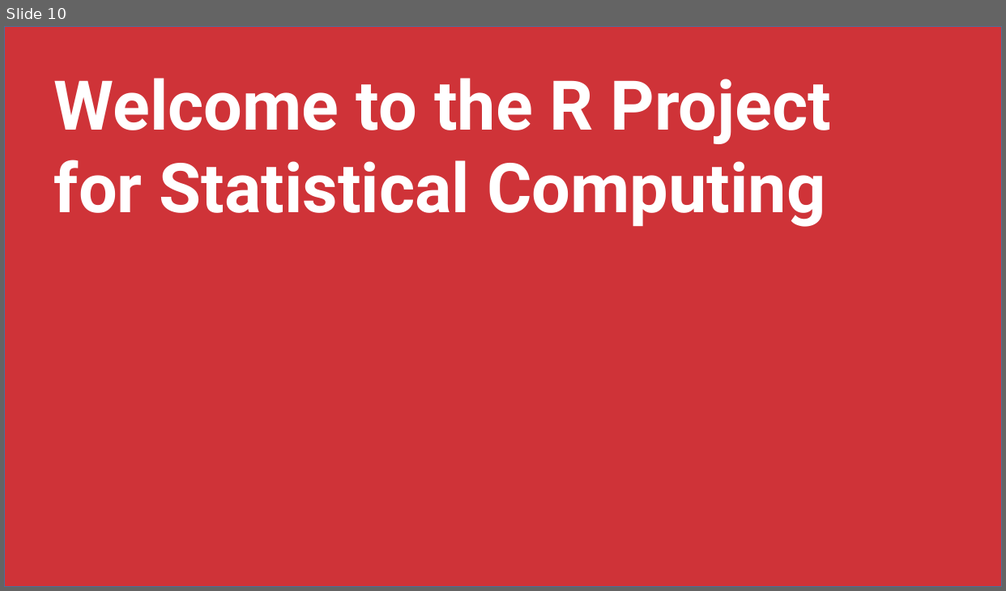
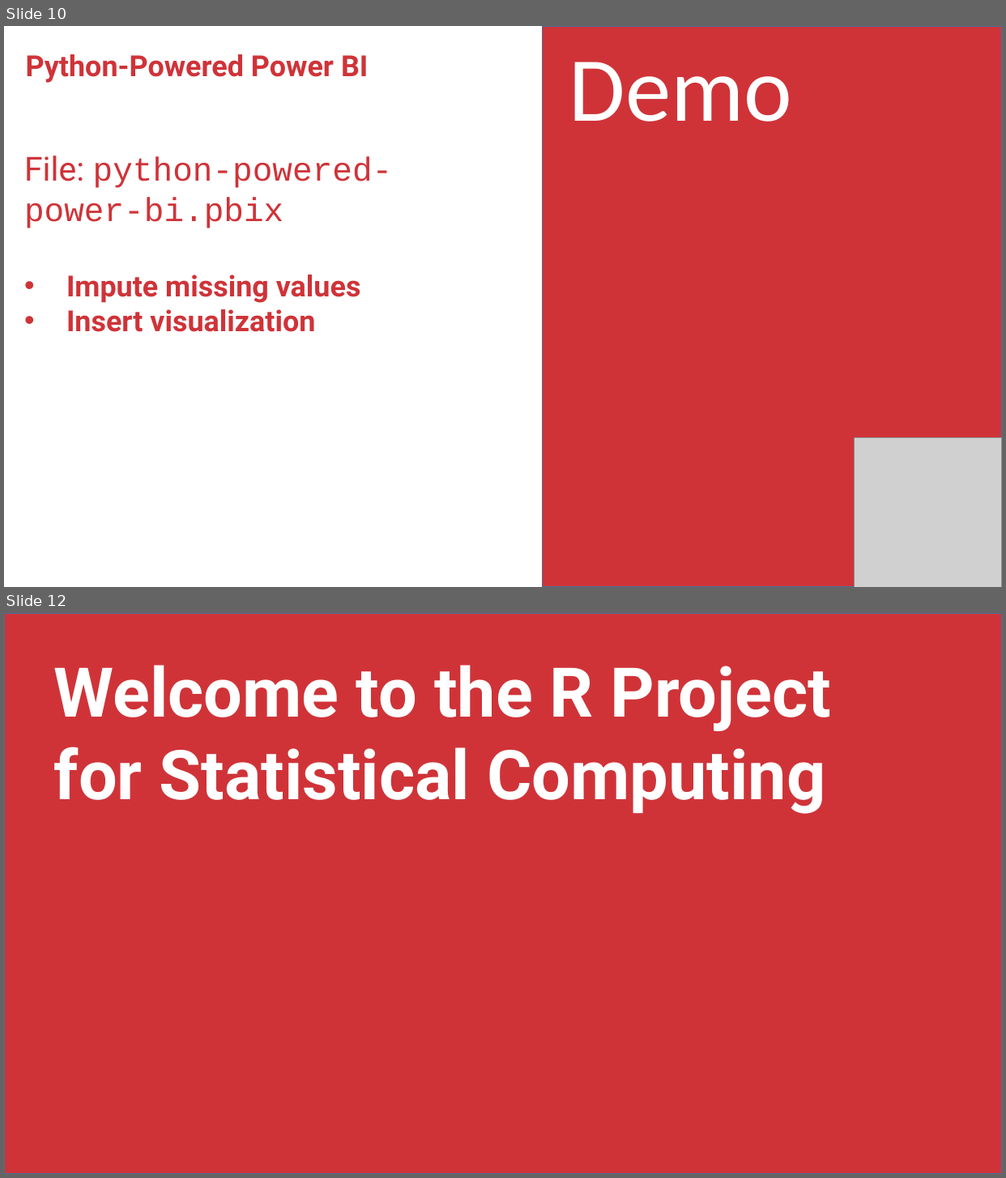
Before and after one commit to stringfestdata/rmb-aina-meetup, a slide deck: rmb-aina-meetup.pptx. Shown one above the other, each under a label of ours: slide 10 before the commit, slides 10 and 12 after it; the slides between them are not shown. The pictures are 1006x591 and 1006x1178 pixels, drawn with LibreOffice and Linux fonts; fonts in the diff are those of the drawing; grey boxes stand for pictures. Boxes give left, top, right and bottom in pixels: in the first picture for what was removed or moved away, otherwise in the second. Text is boxed around its words. In the diff, an @@ line names an element or a change of style, - is before the commit and + after.

```diff
--- a/rmb-aina-meetup.pptx
+++ b/rmb-aina-meetup.pptx
@@ slide 10 added at [4,26,1002,587], background #FFFFFF @@
@@ rectangle added at [543,26,1002,587], fill #CF3338, outline #43739E 1 pt @@
@@ text added at [26,54,368,83], 28 pt, text #CF3338, bold @@
+Python-Powered Power BI
@@ text added at [569,62,792,122], 88 pt, text #FFFFFF @@
+Demo
@@ text added at [24,156,393,332], 28 pt, text #CF3338, bold @@
+File: python-powered-power-bi.pbix
+• Impute missing values
+• Insert visualization
@@ picture added at [854,437,1002,587] @@
@@ what was slide 10 is now slide 12 @@
```
Also in this commit, not shown: 4 slides changed, 6 other slides added, 19 slides removed, 9 other files.
